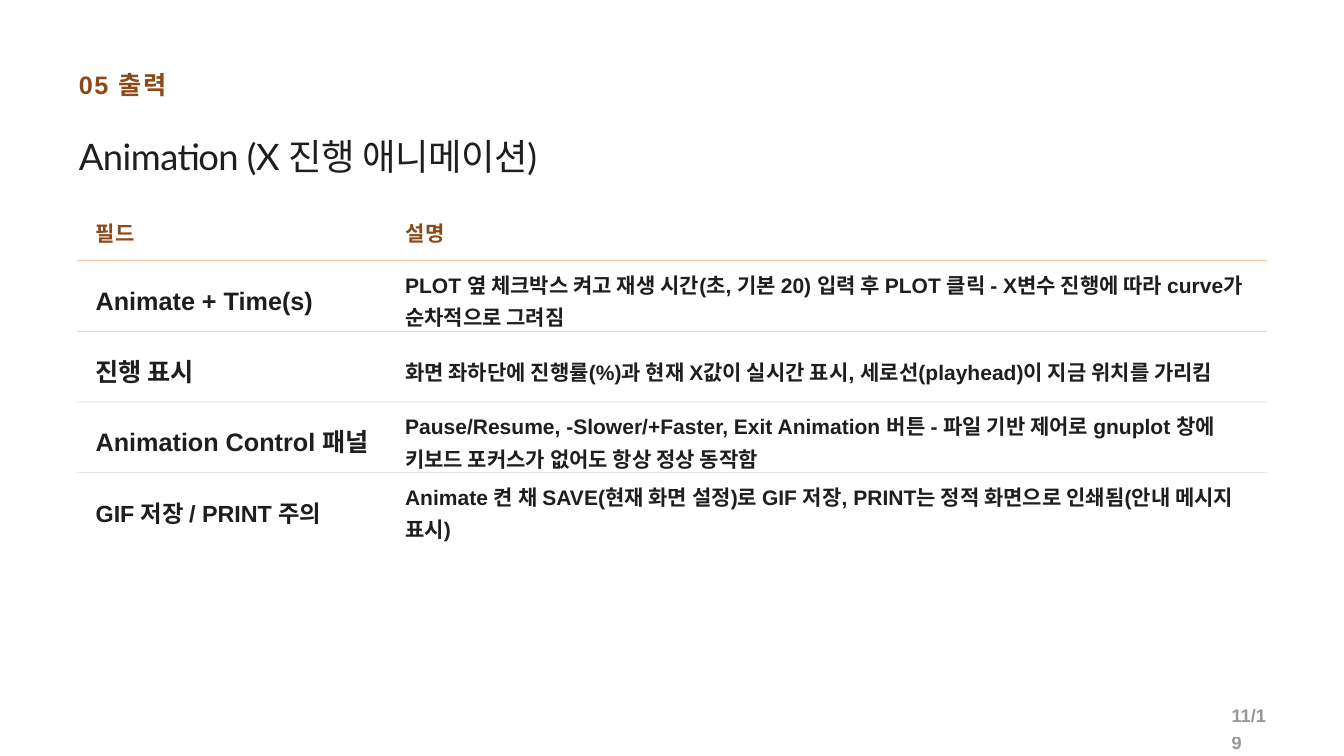
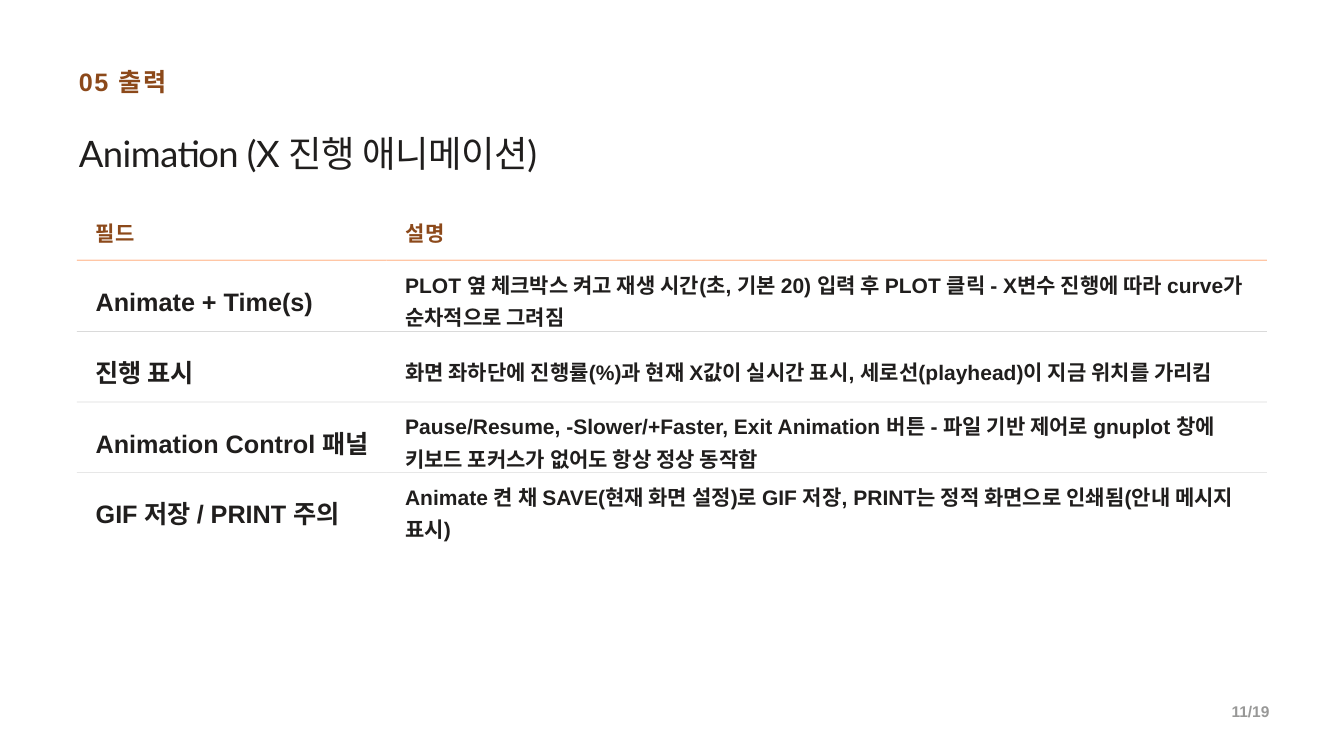
Before and after one commit to CWKIM113/CathPlot_Pub, a slide deck: slide 11 of CathPlot_Deck.pptx. Drawn at 1344x756 pixels with LibreOffice and Linux fonts; fonts in the diff are those of the drawing. Boxes give left, top, right and bottom in pixels: in the first picture for what was removed or moved away, otherwise in the second. Text is boxed around its words. In the diff, an @@ line names an element or a change of style, - is before the commit and + after.

```diff
--- a/CathPlot_Deck.pptx
+++ b/CathPlot_Deck.pptx
@@ text "05 출력" at box(79, 70, 166, 94): line spacing 0.94 to 0.84 @@
@@ text "Animation (X 진행 애니메이션)" at box(79, 137, 537, 172): line spacing 0.97 to 0.87 @@
@@ text "Animation Control 패널" at box(96, 432, 368, 456): line spacing 1.2 to 1.3 @@
@@ text "GIF 저장 / PRINT 주의" at box(96, 502, 339, 526): size 25 to 27 pt @@
@@ text "11/19" at box(1232, 706, 1270, 717): size 19.5 to 16.6 pt; line spacing 1.26 to 1.16 @@
```
Also in this commit, not shown: 18 other slides changed.
